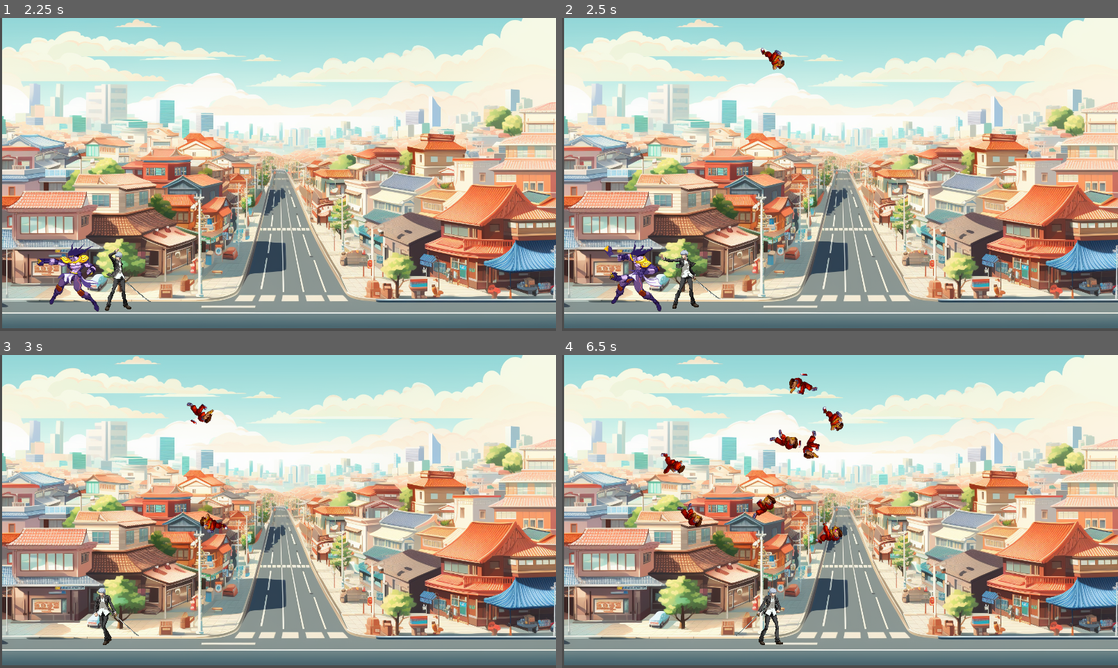
Above: before the commit, frames 1-4 (two rows, left to right).
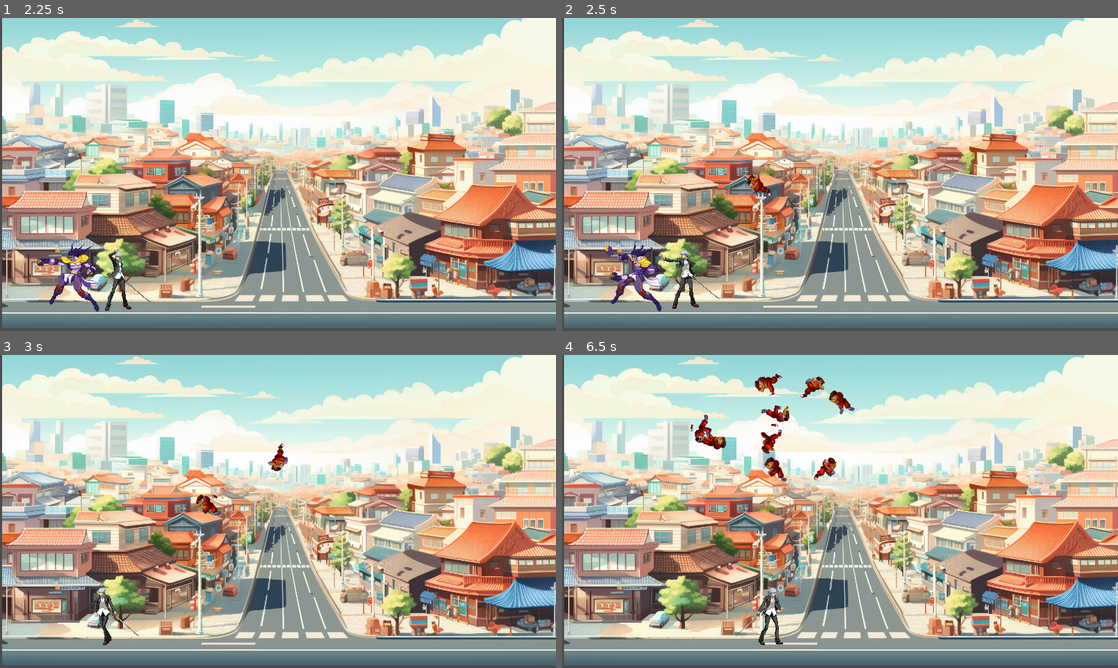
Above: after the commit, the same moments.

Repository: yockgen/godot-tut01
Game: Godot game, scene res://main.tscn
Two runs of this game, one before a commit and one after it. Both use one fixed random seed, a clock stepped at 60 frames per second and the inputs below.
Inputs:
- Up to frame 1 (2.25 s): tap Enter at 0.5 s; hold A (attack1) 0.53-1.28 s; hold Up (ui_up) 0.53-2.03 s; tap A (attack1) at 1.35 s; tap Space at 2 s; hold Left (ui_left) from 2.03 s (still down); hold A (attack1) from 2.03 s (still down)
- Up to frame 2 (2.5 s): keep holding Left (ui_left); keep holding A (attack1)
- Up to frame 3 (3 s): keep holding Left (ui_left); release A (attack1) at 2.78 s; tap A (attack1) at 2.85 s
- Up to frame 4 (6.5 s): release Left (ui_left) at 3.53 s; hold Down (ui_down) 3.53-4.28 s; hold A (attack1) 3.53-4.28 s; hold Right (ui_right) 4.28-5.03 s; tap A (attack1) at 4.35, 5.85 s; hold Up (ui_up) 5.03-5.78 s; hold A (attack1) 5.03-5.78 s; hold Right (ui_right) from 5.78 s (still down)

Frame 1 is identical in both runs. In frame 2, 0.3% of the frame differs, in the area x 33-40%, y 9-57%; in frame 3, 0.6%; in frame 4, 2.6%, in the area x 17-53%, y 5-61%.

Commit message:
Fixed hit collision issue
Signed-off-by: yockgen <yockgen@gmail.com>

Diff:
--- a/Player.gd
+++ b/Player.gd
@@ -6,12 +6,27 @@
 var screen_size  # Size of the game window
 
 var action = "walk"
+var state = "normal"
 var isFaceRight = false
 var isAttack = false
+
+
+onready var timer = $Timer
+func freeze(time: float) -> void:
+	$CollisionShape2D.disabled = true
+	timer.start(time)
+
+func unfreeze() -> void:
+	state = "normal"
+	$AnimatedSprite.animation = "stand"
+	$CollisionShape2D.disabled = false
+
 # Called when the node enters the scene tree for the first time.
 func _ready():
 	screen_size = get_viewport_rect().size
 	$Attack.visible = false
+	timer.connect("timeout", self, "unfreeze")
+
 	hide()
 
 func start(pos):
@@ -42,12 +57,6 @@
 		objAttackSprite.flip_h = false
 		objAttackSprite.position.x = $AnimatedSprite.position.x - 200
 		objAttackColli.position.x = $AnimatedSprite.position.x-200
-
-
-	#if Input.is_action_pressed("ui_down"):
-	#	velocity.y += 1
-	#if Input.is_action_pressed("ui_up"):
-	#	velocity.y -= 1
 
 	if Input.is_action_pressed("attack1"):
 		isAttack = true
@@ -103,25 +112,18 @@
 	$Attack.visible = false
 	objAttackSound.stop()
 	$AnimatedSprite.play("down")
-	if $HitSound.playing == false:
-		$HitSound.play()
-		print("001")
-	#print (body)
-	#get_parent().set_enemy_id(body.get_name())
-	#emit_signal("hit")
-	#$CollisionShape2D.set_deferred("disabled", true)
+	#if $HitSound.playing == false:
+	$HitSound.play()
+	state = "freeze"
+	freeze(2.0)
 
 
 func _on_AnimatedSprite_animation_finished():
 	$HitSound.stop()
 
-	if $AnimatedSprite.animation == "down":
-		$AnimatedSprite.animation = "stand"
-
 
 func _on_AnimatedSprite_frame_changed():
 	pass
-
 
 func _on_Attack_body_entered(body):
 	var objAttackSound =$Attack.get_node("AttackSound")
--- a/Player.tscn
+++ b/Player.tscn
@@ -455,6 +455,9 @@
 
 [node name="AttackSound" type="AudioStreamPlayer2D" parent="Attack"]
 stream = ExtResource( 6 )
+volume_db = 8.739
+
+[node name="Timer" type="Timer" parent="."]
 
 [connection signal="body_entered" from="." to="." method="_on_Player_body_entered"]
 [connection signal="animation_finished" from="AnimatedSprite" to="." method="_on_AnimatedSprite_animation_finished"]
--- a/main.tscn
+++ b/main.tscn
@@ -8,7 +8,7 @@
 
 [sub_resource type="Curve2D" id=1]
 _data = {
-"points": PoolVector2Array( 0, 0, 0, 0, 528.046, 161.365, 0, 0, 0, 0, 909.022, 161.365, 0, 0, 0, 0, 934.42, 555.041, 0, 0, 0, 0, 642.929, 556.333, 0, 0, 0, 0, 528.046, 545.516, 0, 0, 0, 0, 530.796, 129.22, 0, 0, 0, 0, 528.046, 161.365 )
+"points": PoolVector2Array( 0, 0, 0, 0, 528.046, 161.365, 0, 0, 0, 0, 936, 129, 0, 0, 0, 0, 934.42, 555.041, 0, 0, 0, 0, 642.929, 556.333, 0, 0, 0, 0, 528.046, 545.516, 0, 0, 0, 0, 530.796, 129.22, 0, 0, 0, 0, 528.046, 161.365 )
 }
 
 [node name="Main" type="Node"]
--- a/project.godot
+++ b/project.godot
@@ -57,7 +57,7 @@
 }
 attack1={
 "deadzone": 0.49,
-"events": [ Object(InputEventJoypadButton,"resource_local_to_scene":false,"resource_name":"","device":0,"button_index":0,"pressure":0.0,"pressed":false,"script":null)
+"events": [ Object(InputEventJoypadButton,"resource_local_to_scene":false,"resource_name":"","device":0,"button_index":2,"pressure":0.0,"pressed":false,"script":null)
 , Object(InputEventKey,"resource_local_to_scene":false,"resource_name":"","device":0,"alt":false,"shift":false,"control":false,"meta":false,"command":false,"pressed":false,"scancode":65,"physical_scancode":0,"unicode":0,"echo":false,"script":null)
  ]
 }
Binary file changed: assets/Yu/bc060_09.png
Not shown, changed: assets/Yu/bc060_09.png.import
Binary file changed: assets/Yu/bc060_10.png
Not shown, changed: assets/Yu/bc060_10.png.import
Binary file removed: img/01.jpg
Binary file changed: img/02.jpg
Not shown, changed: img/02.jpg.import
Binary file changed: img/03.jpg
Not shown, changed: img/03.jpg.import
